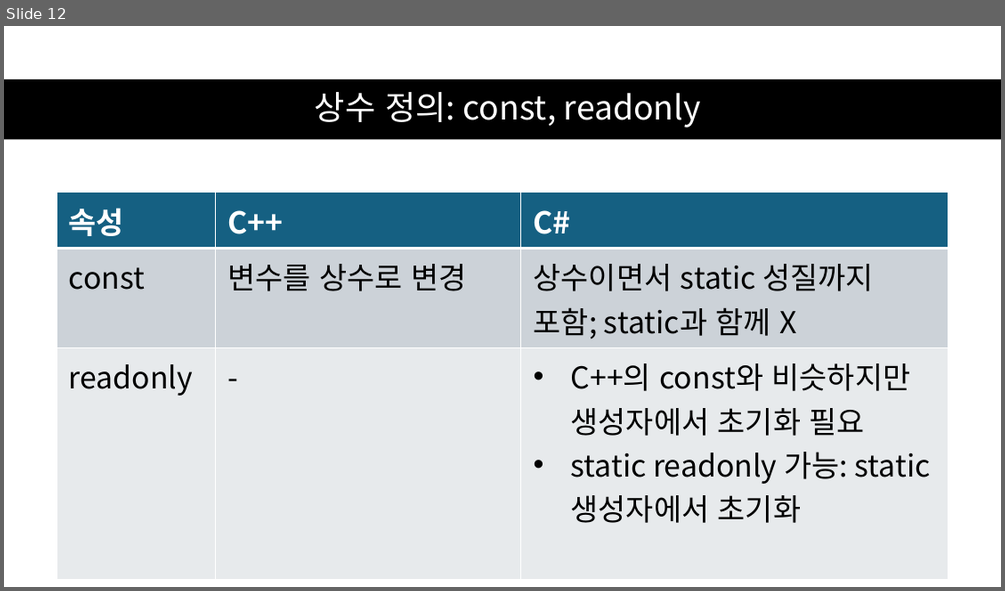
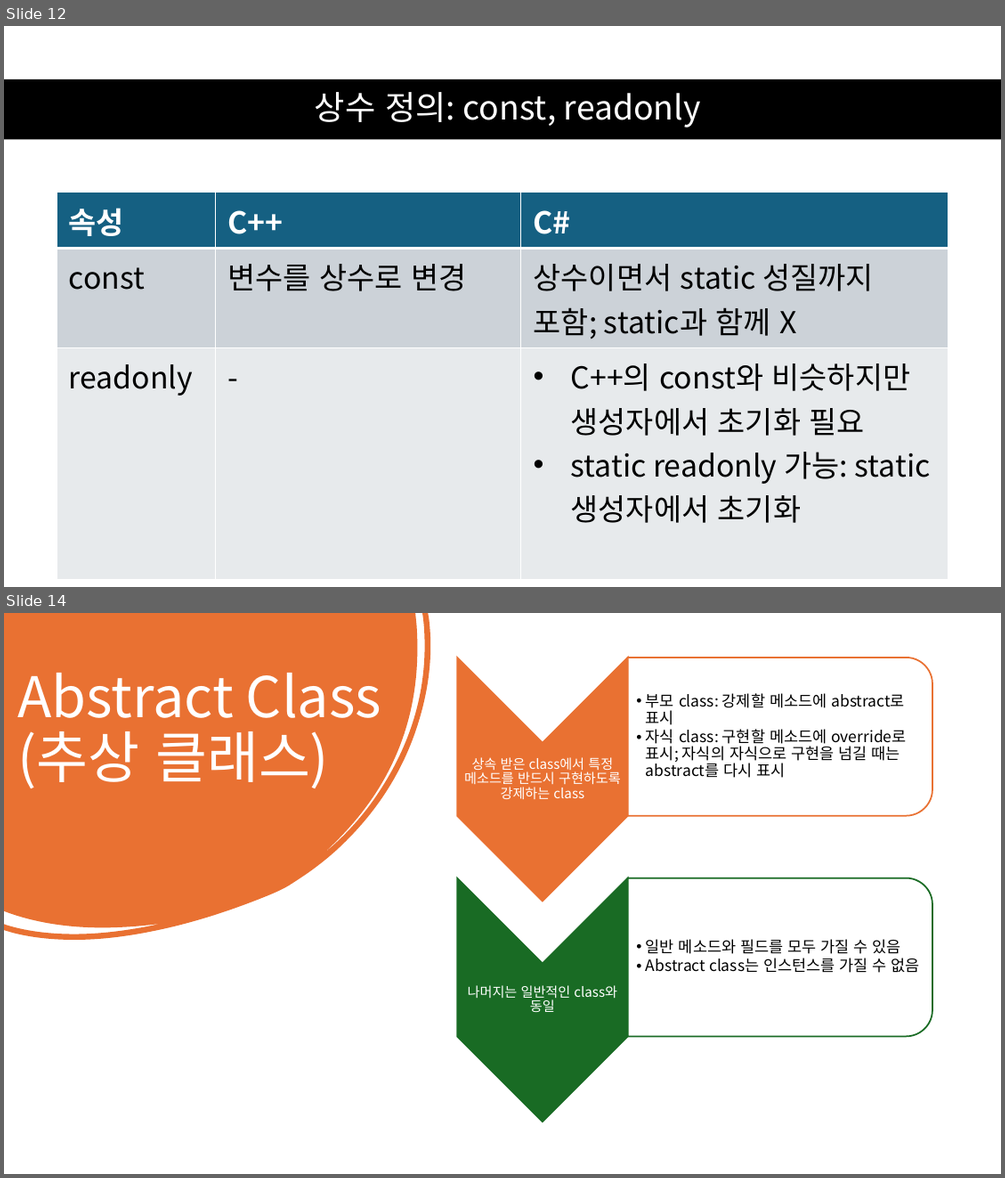
Before and after one commit to mokwongame/CS_2025_2, a slide deck: C# 문법.pptx. Shown one above the other, each under a label of ours: slide 12 before the commit, slides 12 and 14 after it; the slides between them are not shown. The pictures are 1005x591 and 1005x1178 pixels, drawn with LibreOffice and Linux fonts; fonts in the diff are those of the drawing. Boxes give left, top, right and bottom in pixels: in the first picture for what was removed or moved away, otherwise in the second. Text is boxed around its words. In the diff, an @@ line names an element or a change of style, - is before the commit and + after.

```diff
--- a/C# 문법.pptx
+++ b/C# 문법.pptx
@@ slide 14 added at <box>4,613,1001,1174</box>, background #FFFFFF @@
@@ freeform shape added at <box>4,613,431,940</box>, fill #E97132 @@
@@ title added at <box>17,673,382,788</box>, 54 pt, text #FFFFFF @@
+Abstract Class
+(추상 클래스)
@@ group added at <box>457,657,933,1121</box>: 4 texts, 2 chevrons, 2 round same rects @@
+상속 받은 class에서 특정 메소드를 반드시 구현하도록 강제하는 class
+  • 부모 class: 강제할 메소드에 abstract로 표시
+  • 자식 class: 구현할 메소드에 override로 표시; 자식의 자식으로 구현을 넘길 때는 abstract를 다시 표시
+나머지는 일반적인 class와 동일
+  • 일반 메소드와 필드를 모두 가질 수 있음
+  • Abstract class는 인스턴스를 가질 수 없음
```
Also in this commit, not shown: 2 other slides added, 1 other file.
